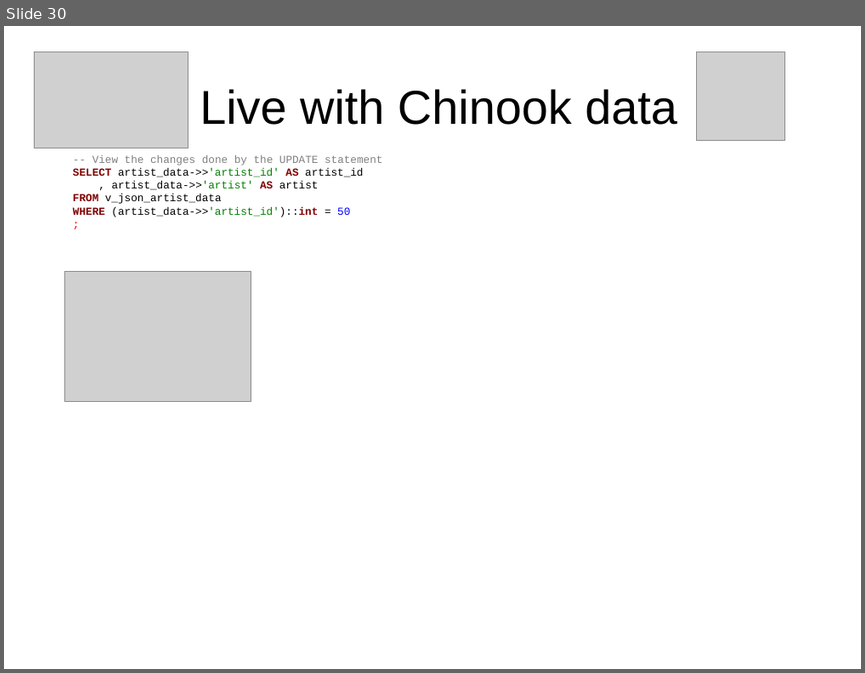
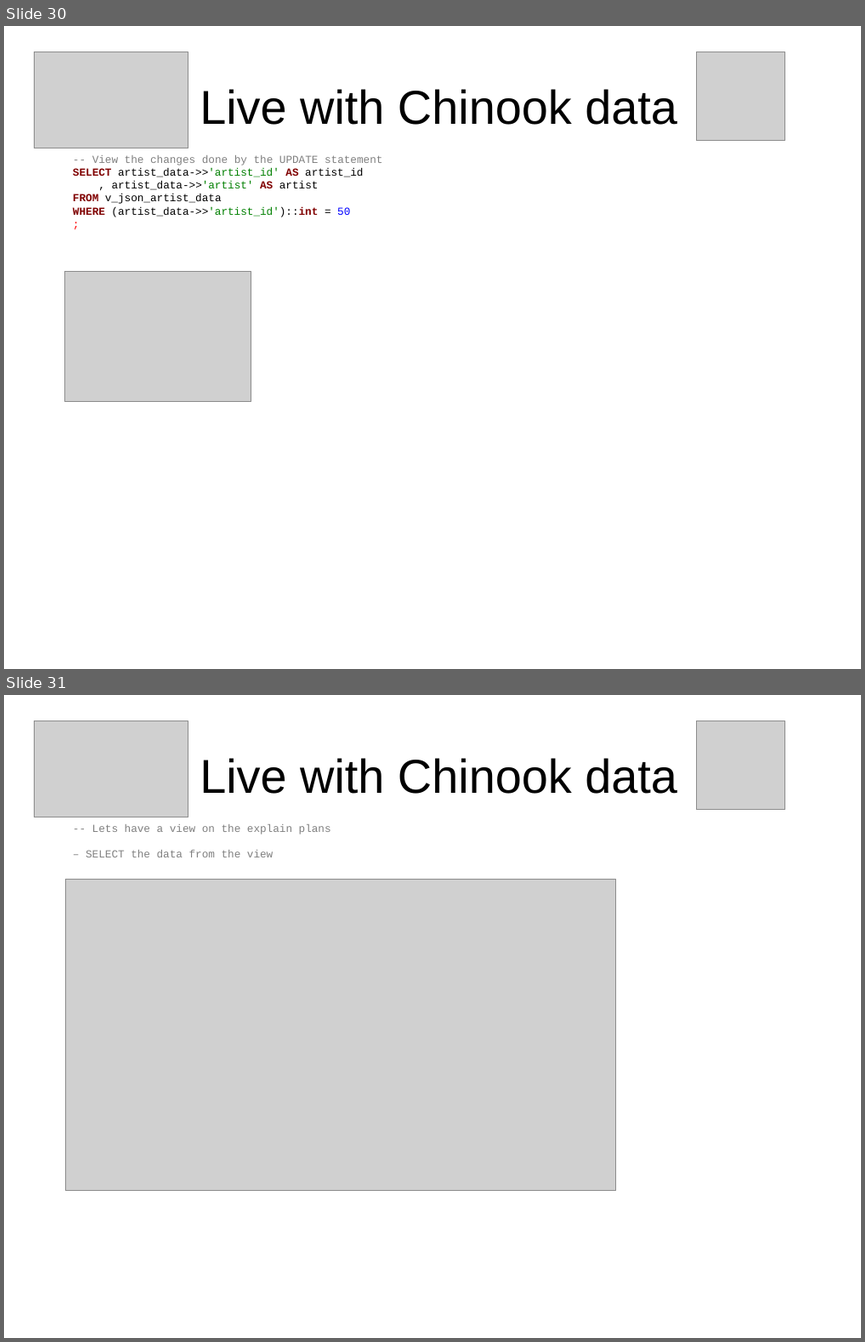
Before and after one commit to sjstoelting/talks, a slide deck: json-by-example/JSON-by-example.odp. Shown one above the other, each under a label of ours: slide 30 before the commit, slides 30 and 31 after it. The pictures are 865x673 and 865x1342 pixels, drawn with LibreOffice and Linux fonts; fonts in the diff are those of the drawing; grey boxes stand for pictures. Boxes give left, top, right and bottom in pixels: in the first picture for what was removed or moved away, otherwise in the second. Text is boxed around its words. In the diff, an @@ line names an element or a change of style, - is before the commit and + after.

```diff
--- a/json-by-example/JSON-by-example.odp
+++ b/json-by-example/JSON-by-example.odp
@@ slide 31 added at (4,695,861,1338), background #FFFFFF @@
@@ picture added at (35,721,188,817) @@
@@ picture added at (696,721,784,809) @@
@@ title added at (200,758,677,794), 44 pt, text #000000 @@
+Live with Chinook data
@@ text added at (86,824,331,857), 10 pt, text #808080 @@
+-- Lets have a view on the explain plans
+– SELECT the data from the view
@@ picture added at (65,879,616,1191) @@
```
Also in this commit, not shown: 1 slide changed, 2 other slides added, 3 other files.
